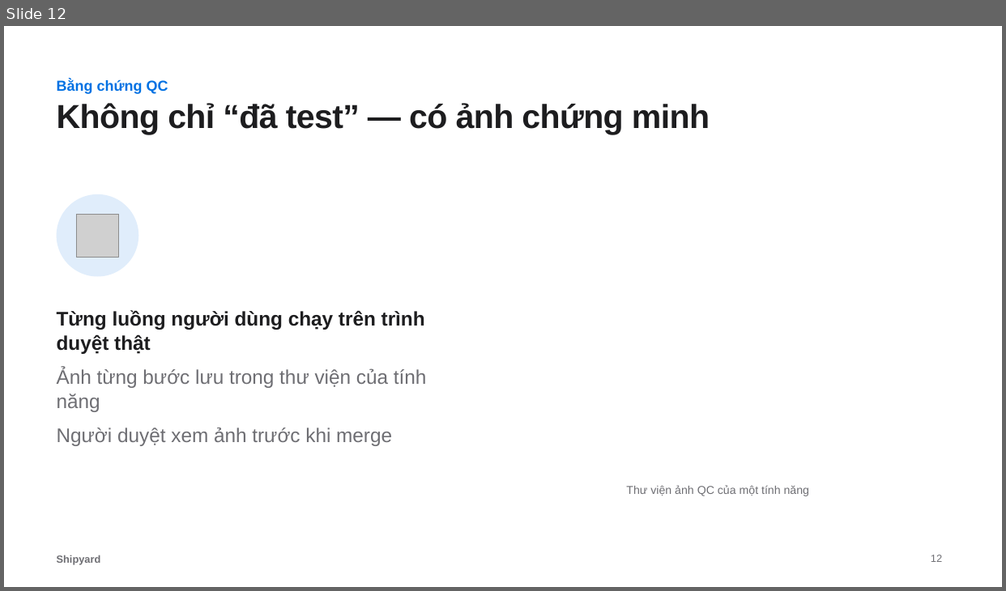
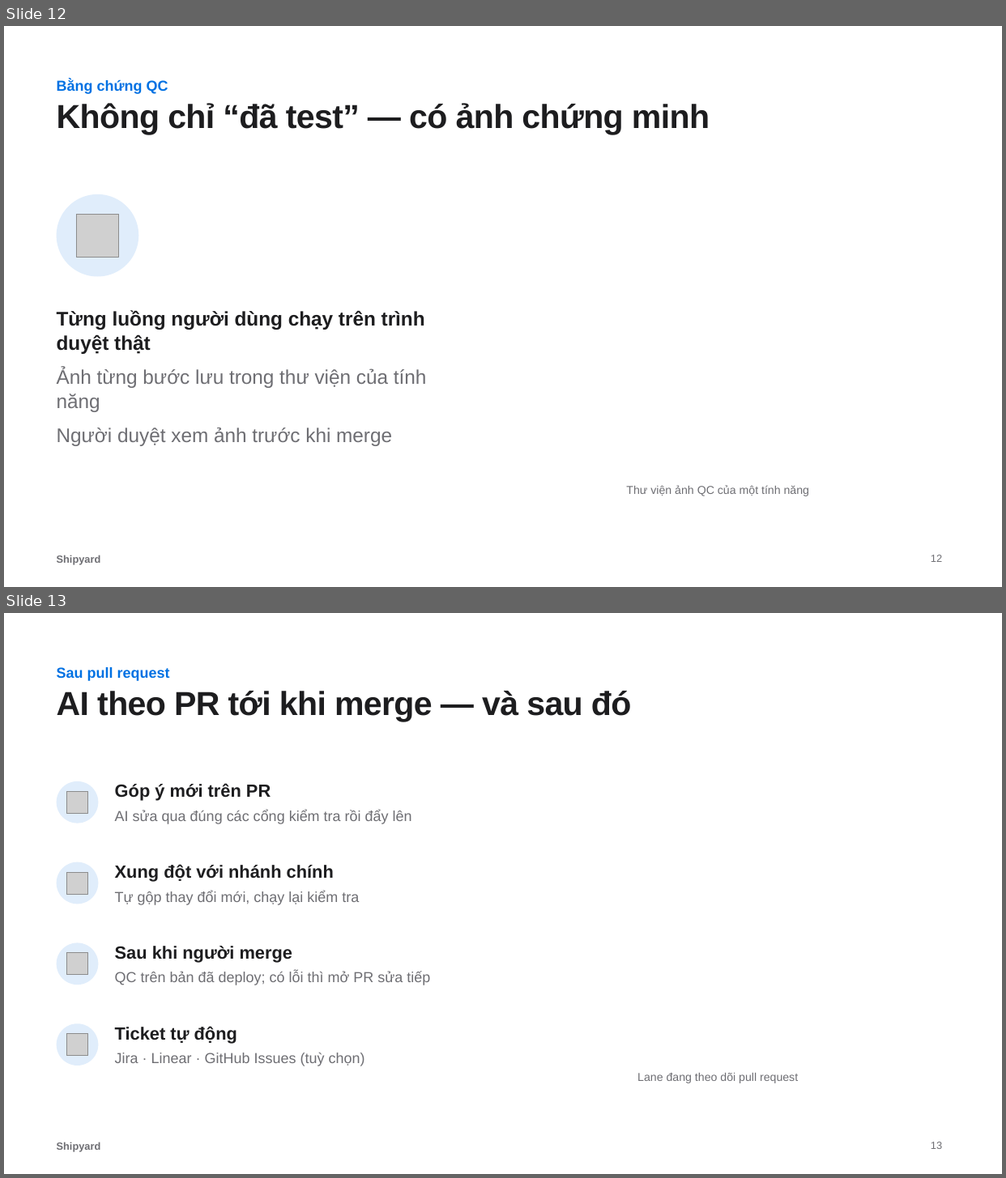
Before and after one commit to NTTIT1/shipyard-harness, a slide deck: docs/Shipyard-gioi-thieu.pptx. Shown one above the other, each under a label of ours: slide 12 before the commit, slides 12 and 13 after it. The pictures are 1006x591 and 1006x1178 pixels, drawn with LibreOffice and Linux fonts; fonts in the diff are those of the drawing; grey boxes stand for pictures. Boxes give left, top, right and bottom in pixels: in the first picture for what was removed or moved away, otherwise in the second. Text is boxed around its words. In the diff, an @@ line names an element or a change of style, - is before the commit and + after.

```diff
--- a/docs/Shipyard-gioi-thieu.pptx
+++ b/docs/Shipyard-gioi-thieu.pptx
@@ slide 13 added at [4, 613, 1002, 1174], background #FFFFFF; not listed: 1 template element that a slide beside it also shows @@
@@ text added at [57, 667, 170, 681], 14 pt, text #0071E3, bold @@
+Sau pull request
@@ title added at [57, 691, 631, 722], 32 pt, text #1D1D1F, bold @@
+AI theo PR tới khi merge — và sau đó
@@ ellipse added at [57, 781, 98, 824], fill #0071E3 at 12% opacity @@
@@ picture added at [66, 791, 88, 813] @@
@@ text added at [115, 783, 270, 801], 17 pt, text #1D1D1F, bold @@
+Góp ý mới trên PR
@@ text added at [115, 810, 412, 824], 14 pt, text #6E6E73 @@
+AI sửa qua đúng các cổng kiểm tra rồi đẩy lên
@@ ellipse added at [57, 862, 98, 905], fill #0071E3 at 12% opacity @@
@@ picture added at [66, 872, 88, 894] @@
@@ text added at [115, 864, 334, 882], 17 pt, text #1D1D1F, bold @@
+Xung đột với nhánh chính
@@ text added at [115, 891, 359, 905], 14 pt, text #6E6E73 @@
+Tự gộp thay đổi mới, chạy lại kiểm tra
@@ ellipse added at [57, 943, 98, 985], fill #0071E3 at 12% opacity @@
@@ text added at [115, 946, 293, 963], 17 pt, text #1D1D1F, bold @@
+Sau khi người merge
@@ picture added at [66, 953, 88, 974] @@
@@ text added at [115, 972, 430, 986], 14 pt, text #6E6E73 @@
+QC trên bản đã deploy; có lỗi thì mở PR sửa tiếp
@@ ellipse added at [57, 1024, 98, 1066], fill #0071E3 at 12% opacity @@
@@ picture added at [66, 1033, 88, 1055] @@
@@ text added at [115, 1026, 237, 1043], 17 pt, text #1D1D1F, bold @@
+Ticket tự động
@@ text added at [115, 1053, 365, 1067], 14 pt, text #6E6E73 @@
+Jira · Linear · GitHub Issues (tuỳ chọn)
@@ text added at [637, 1073, 798, 1084], 11 pt, text #6E6E73 @@
+Lane đang theo dõi pull request
@@ page number added at [931, 1142, 942, 1149], 10 pt, text #6E6E73 @@
+13
```
Also in this commit, not shown: 4 slides changed, 1 other slide added, 1 other file.
